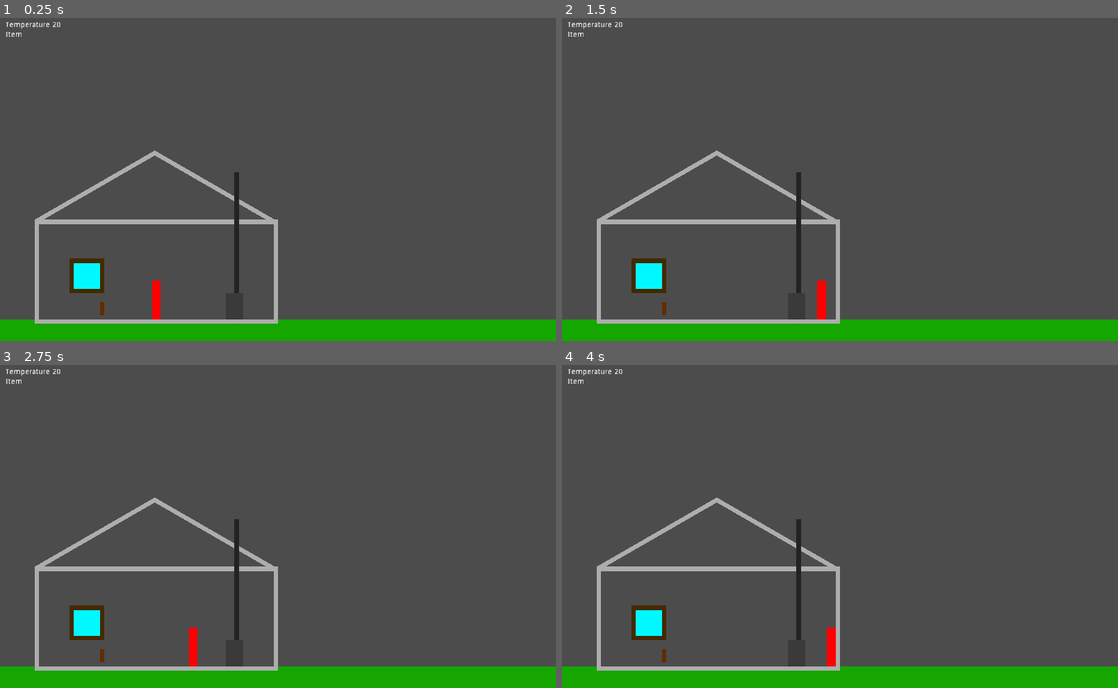
Above: before the commit, frames 1-4 (two rows, left to right).
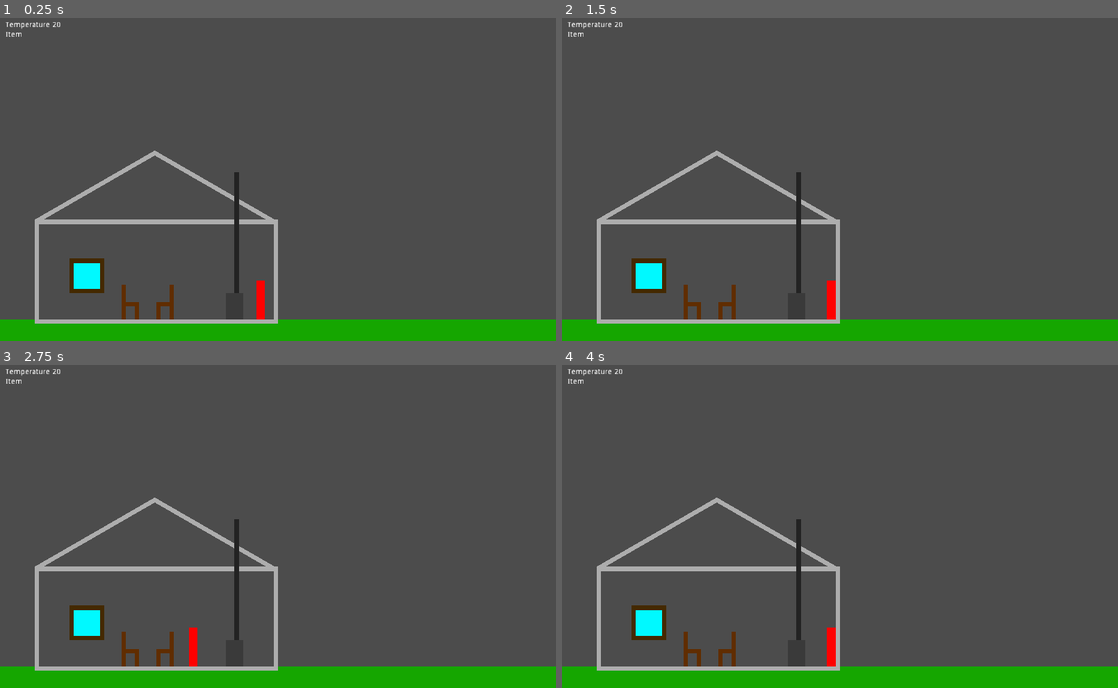
Above: after the commit, the same moments.

Repository: Fifut/Ludum-Dare-50
Game: Godot game, scene res://World.tscn
Two runs of this game, one before a commit and one after it. Both use one fixed random seed, a clock stepped at 60 frames per second and the inputs below. Sound files missing from this copy of the repository are replaced by a short silence.
Inputs:
- Up to frame 1 (0.25 s): no input
- Up to frame 2 (1.5 s): tap Enter (ui_accept) at 0.5, 0.6, 0.77, 1.07, 1.35 s; hold Right (ui_right) from 0.53 s (still down)
- Up to frame 3 (2.75 s): tap Enter (ui_accept) at 1.52, 1.82, 2, 2.1 s; release Right (ui_right) at 2.03 s; hold Left (ui_left) from 2.03 s (still down)
- Up to frame 4 (4 s): release Left (ui_left) at 2.78 s; hold Right (ui_right) from 2.78 s (still down); tap Enter (ui_accept) at 2.85, 3.02, 3.32, 3.6, 3.77 s

The runs differ from the first frame. In frame 1, 0.6% of the frame differs, in the area x 18-48%, y 81-94%; in frame 2, 0.7%, in the area x 18-50%, y 81-94%; in frame 3, 0.3%; in frame 4, 0.3%.

Commit message:
Ajout son feu sur fourneau et hurt sur chair

Diff:
--- a/Furnace.tscn
+++ b/Furnace.tscn
@@ -1,4 +1,6 @@
-[gd_scene load_steps=2 format=2]
+[gd_scene load_steps=3 format=2]
+
+[ext_resource path="res://fire.wav" type="AudioStream" id=1]
 
 [sub_resource type="RectangleShape2D" id=1]
 extents = Vector2( 16, 24 )
@@ -20,3 +22,7 @@
 [node name="CollisionShape2D" type="CollisionShape2D" parent="."]
 position = Vector2( 0, -24 )
 shape = SubResource( 1 )
+
+[node name="AudioStreamPlayer2D" type="AudioStreamPlayer2D" parent="."]
+stream = ExtResource( 1 )
+autoplay = true
--- a/Pickable/Chaire.tscn
+++ b/Pickable/Chaire.tscn
@@ -4,17 +4,30 @@
 [ext_resource path="res://Pickable/Chaire.gd" type="Script" id=2]
 
 [sub_resource type="RectangleShape2D" id=1]
-extents = Vector2( 4, 12 )
+extents = Vector2( 16, 28 )
 
 [node name="Chaire" instance=ExtResource( 1 )]
 script = ExtResource( 2 )
 item_name = "Chair"
 
 [node name="CollisionShape2D" parent="." index="0"]
-position = Vector2( -4, -12 )
+position = Vector2( 8, -36 )
 shape = SubResource( 1 )
 
 [node name="ColorRect" type="ColorRect" parent="." index="2"]
 margin_left = -8.0
 margin_top = -24.0
 color = Color( 0.376471, 0.176471, 0, 1 )
+
+[node name="ColorRect2" type="ColorRect" parent="." index="3"]
+margin_left = 16.0
+margin_top = -64.0
+margin_right = 24.0
+color = Color( 0.376471, 0.176471, 0, 1 )
+
+[node name="ColorRect3" type="ColorRect" parent="." index="4"]
+margin_left = -8.0
+margin_top = -32.0
+margin_right = 24.0
+margin_bottom = -24.0
+color = Color( 0.376471, 0.176471, 0, 1 )
--- a/Pickable/Pickable.gd
+++ b/Pickable/Pickable.gd
@@ -9,6 +9,8 @@
 
 	if _body != null and Input.is_action_just_pressed("ui_accept"):
 		print("Pickable " + item_name + ": picked")
+		$AudioStreamPlayer.play()
+		yield($AudioStreamPlayer, "finished")
 		_body.setItem(item_name)
 		queue_free()
 
--- a/Pickable/Pickable.tscn
+++ b/Pickable/Pickable.tscn
@@ -1,6 +1,7 @@
-[gd_scene load_steps=2 format=2]
+[gd_scene load_steps=3 format=2]
 
 [ext_resource path="res://Pickable/Pickable.gd" type="Script" id=1]
+[ext_resource path="res://Pickable/hurt.wav" type="AudioStream" id=2]
 
 [node name="Pickable" type="Area2D"]
 script = ExtResource( 1 )
@@ -10,5 +11,10 @@
 [node name="Sprite" type="Sprite" parent="."]
 visible = false
 
+[node name="AudioStreamPlayer" type="AudioStreamPlayer" parent="."]
+stream = ExtResource( 2 )
+volume_db = -5.0
+pitch_scale = 0.5
+
 [connection signal="body_entered" from="." to="." method="_on_body_entered"]
 [connection signal="body_exited" from="." to="." method="_on_body_exited"]
--- a/World.tscn
+++ b/World.tscn
@@ -22,7 +22,11 @@
 position = Vector2( 432, 560 )
 
 [node name="Player" parent="." instance=ExtResource( 1 )]
-position = Vector2( 288, 552 )
+position = Vector2( 480, 552 )
 
 [node name="Chaire" parent="." instance=ExtResource( 7 )]
-position = Vector2( 192, 552 )
+position = Vector2( 296, 560 )
+
+[node name="Chaire2" parent="." instance=ExtResource( 7 )]
+position = Vector2( 248, 560 )
+scale = Vector2( -1, 1 )
Not shown, added: Pickable/hurt.wav.import
Not shown, added: Pickable/put_fire.wav.import
Not shown, added: fire.wav.import
Not shown, added: Pickable/hurt.wav
Not shown, added: Pickable/put_fire.wav
Not shown, added: fire.wav
